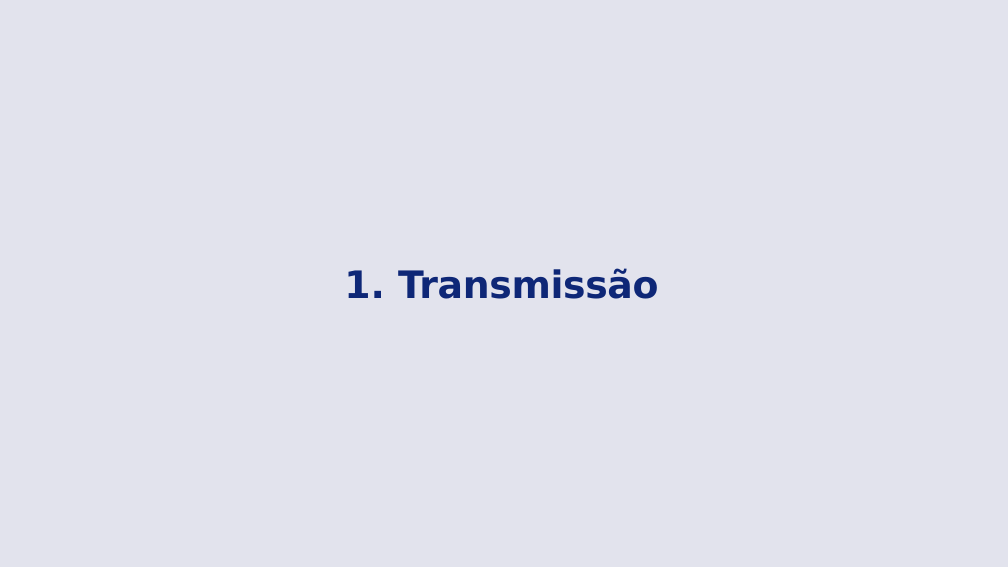
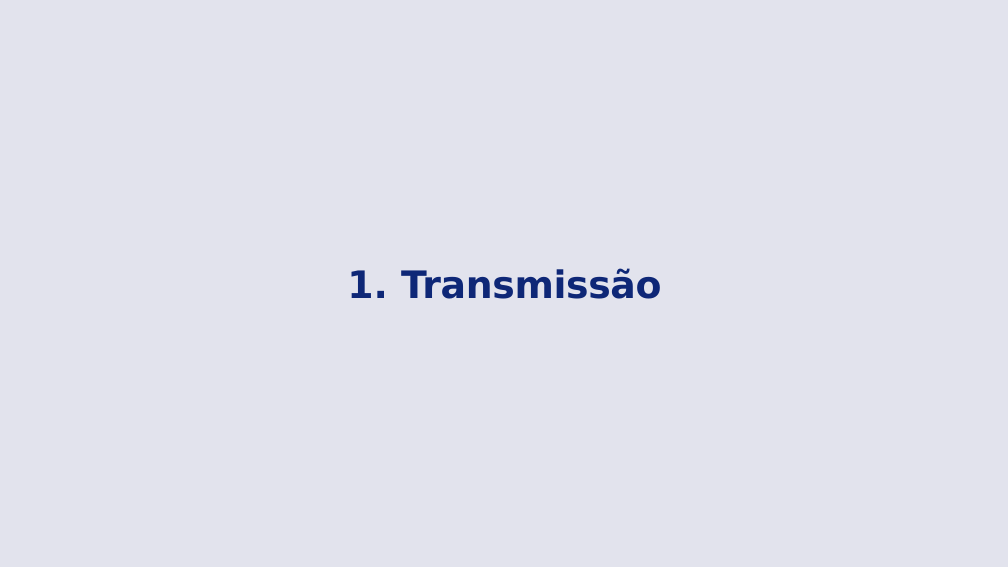
Before and after one commit to EdilbertoElias/Ring-Resonator, a slide deck: slide 4 of Ring Resonator - Apresentação.pptx. Drawn at 1008x567 pixels with LibreOffice and Linux fonts; fonts in the diff are those of the drawing; background and template pictures are left out. Boxes give left, top, right and bottom in pixels: in the first picture for what was removed or moved away, otherwise in the second. Text is boxed around its words. In the diff, an @@ line names an element or a change of style, - is before the commit and + after.

```diff
--- a/Ring Resonator - Apresentação.pptx
+++ b/Ring Resonator - Apresentação.pptx
@@ title "1. Transmissão" at (347,268,661,299): alignment left to centre @@
```
Also in this commit, not shown: 2 other slides changed, 2 slides added, 1 other file.
